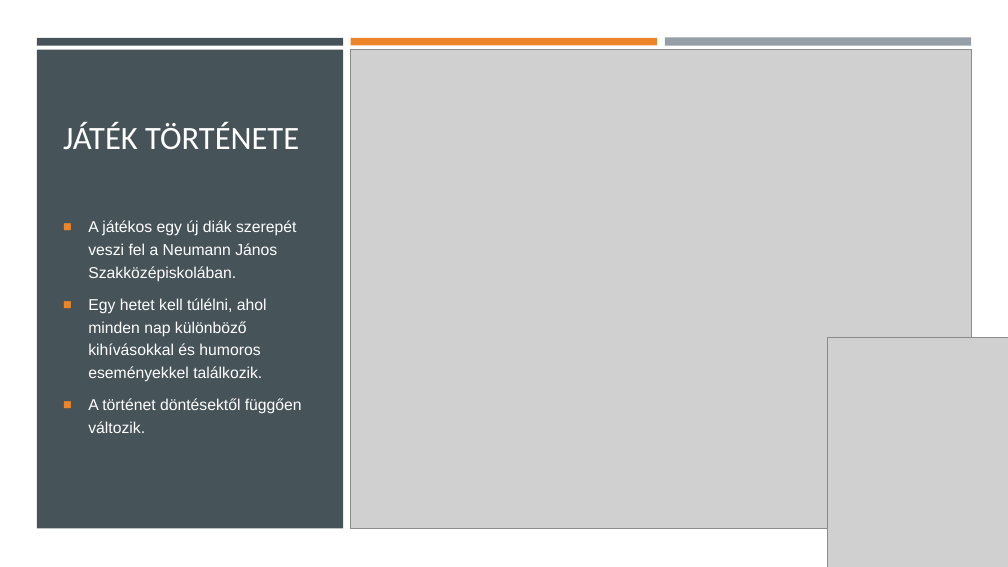
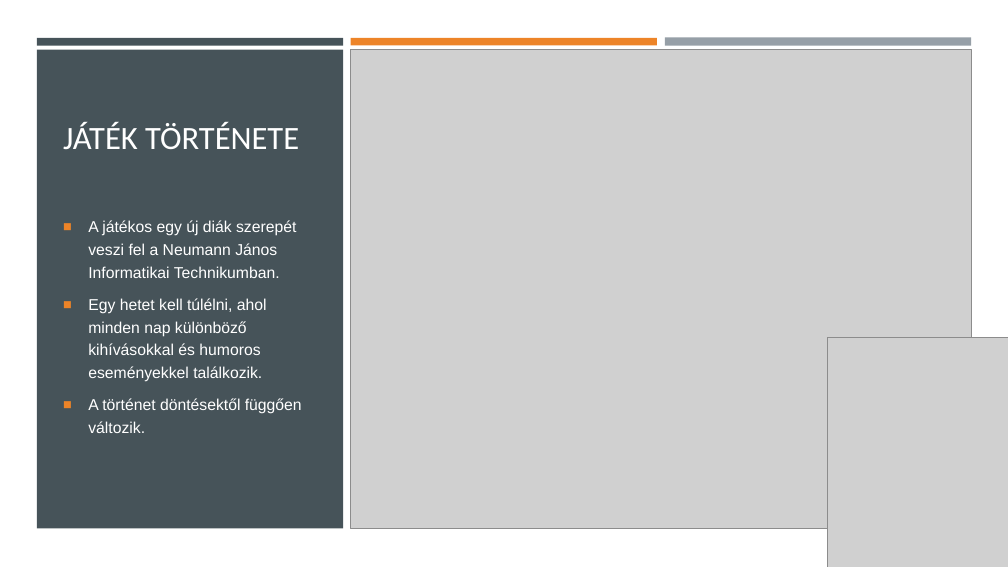
Before and after one commit to CsPS0/Neumann-Survival-Week, a slide deck: slide 2 of DOCS/Bemutato.pptx. Drawn at 1008x567 pixels with LibreOffice and Linux fonts; fonts in the diff are those of the drawing; grey boxes stand for pictures; background and template pictures are left out. Boxes give left, top, right and bottom in pixels: in the first picture for what was removed or moved away, otherwise in the second. Text is boxed around its words. In the diff, an @@ line names an element or a change of style, - is before the commit and + after.

```diff
--- a/DOCS/Bemutato.pptx
+++ b/DOCS/Bemutato.pptx
@@ text at <box>88,220,296,278</box>: text changed @@
-■ A játékos egy új diák szerepét veszi fel a Neumann János Szakközépiskolában.
+■ A játékos egy új diák szerepét veszi fel a Neumann János Informatikai Technikumban.
```
Also in this commit, not shown: 1 slide added, 1 slide removed, 2 other files.
